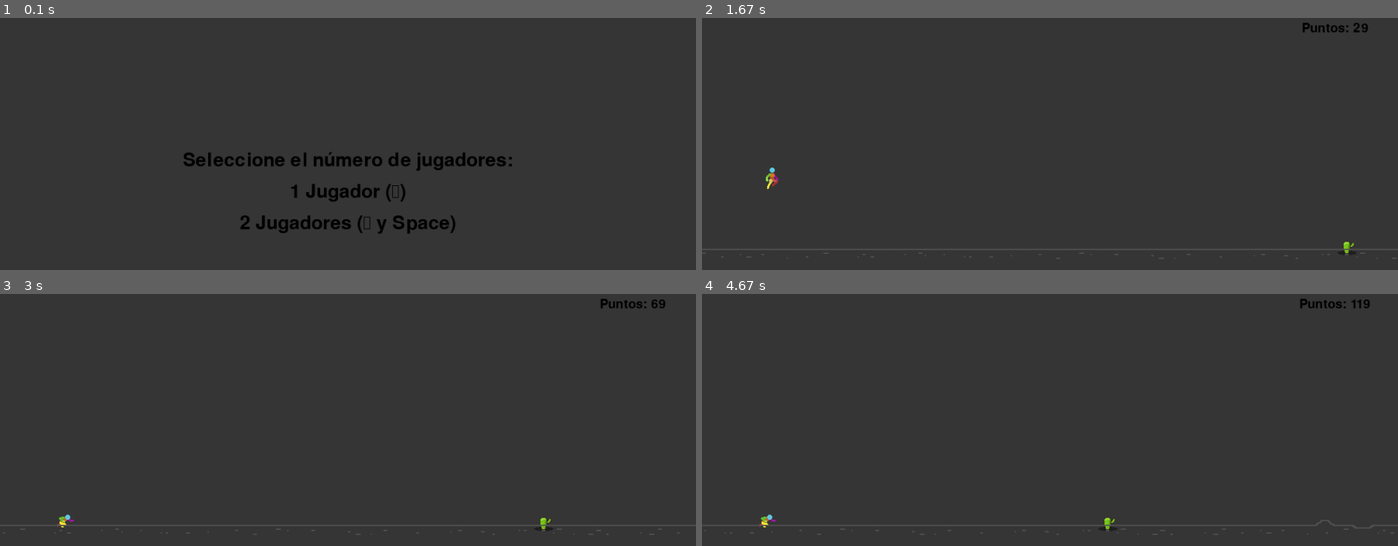
Above: before the commit, frames 1-4 (two rows, left to right).
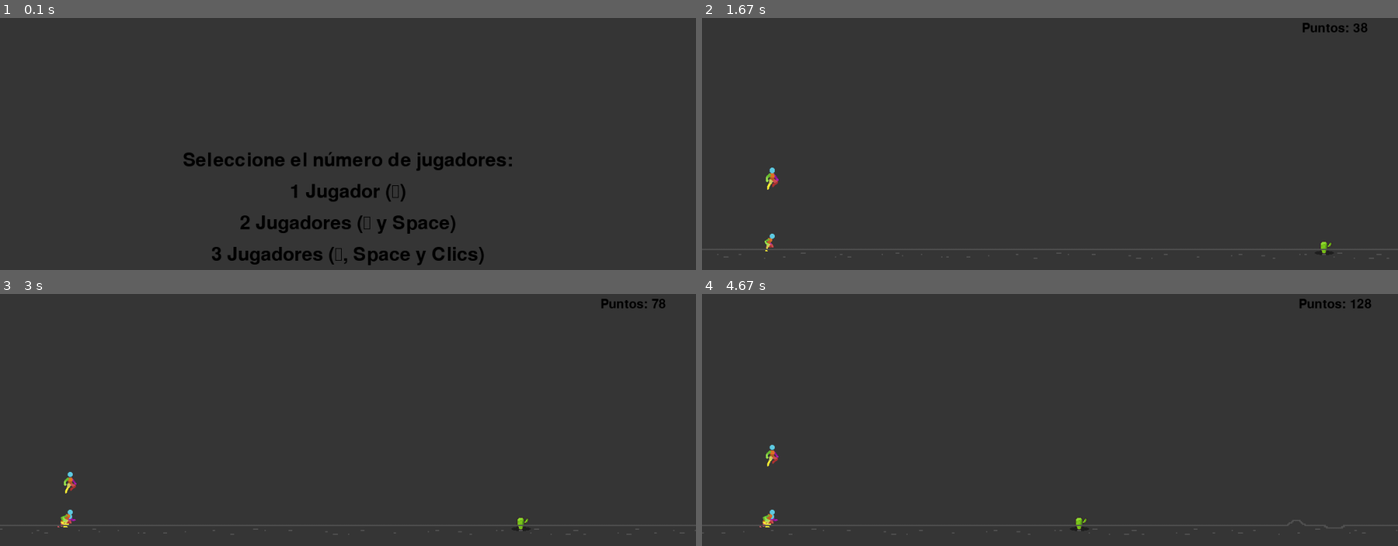
Above: after the commit, the same moments.

Repository: AndreGlez2000/Proyecto_Juego
Game: pygame game, started from Proyecto Pygame/main.py
Two runs of this game, one before a commit and one after it. Both use one fixed random seed, a clock stepped at 60 frames per second and the inputs below.
Inputs (mouse positions are in pixels of both pictures, inside the frame that each line leads up to):
- Up to frame 1 (0.1 s): no input
- Up to frame 2 (1.67 s): press the mouse at (1022, 209) at 0.37 s; move the mouse to (1147, 194) at 0.47 s; release the mouse at (1272, 181) at 0.6 s; hold Z 0.67-1.13 s; hold Up 0.67-1.13 s; tap Space at 0.73, 1.03, 1.23, 1.53 s; hold Up 1.17-1.63 s
- Up to frame 3 (3 s): right-click (348, 515) at 1.72 s; hold Down 2-2.3 s; tap Space at 2.07, 2.4, 2.8 s; hold Up 2.33-2.7 s; hold Down from 2.73 s (still down)
- Up to frame 4 (4.67 s): release Down at 3.1 s; hold Up 3.13-3.43 s; tap Space at 3.2, 3.53, 3.87, 4.27 s; hold Down 3.47-3.77 s; hold Up 3.8-4.17 s; hold Down 4.2-4.57 s; hold Up from 4.6 s (still down)

The runs differ from the first frame. In frame 1, 0.8% of the frame differs, in the area x 30-70%, y 90-99%; in frame 2, 0.3%; in frame 3, 0.4%; in frame 4, 0.5%.

Commit message:
team_work

Diff:
--- a/Proyecto Pygame/main.py
+++ b/Proyecto Pygame/main.py
@@ -29,10 +29,7 @@
     JUMP_VEL = 6.2  # Aumentar la velocidad del salto
 
     def __init__(self, player_num):
-        if player_num == 1:
-            self.POS_X = 90
-        elif player_num == 2:
-            self.POS_X = 190
+        self.POS_X = 90  # Posición inicial de todos los jugadores
         self.idle_img = IDLE
         self.duck_img = DUCKING
         self.run_img = RUNNING
@@ -91,6 +88,23 @@
                 self.player_jump = True
                 self.jump_vel = self.JUMP_VEL
             elif userInput[pygame.K_z] and not self.player_jump:
+                self.player_idle = False
+                self.player_duck = True
+                self.player_run = False
+                self.player_jump = False
+            elif not self.player_jump:
+                self.player_idle = False
+                self.player_duck = False
+                self.player_run = True
+                self.player_jump = False
+        elif self.player_num == 3:
+            if pygame.mouse.get_pressed()[0] and not self.player_jump:
+                self.player_idle = False
+                self.player_duck = False
+                self.player_run = False
+                self.player_jump = True
+                self.jump_vel = self.JUMP_VEL
+            elif pygame.mouse.get_pressed()[2] and not self.player_jump:
                 self.player_idle = False
                 self.player_duck = True
                 self.player_run = False
@@ -309,6 +323,11 @@
         textRect.center = (PANTALLA_X // 2, PANTALLA_Y // 2 + 50)
         PANTALLA.blit(text, textRect)
 
+        text = font.render("3 Jugadores (↑, Space y Clics)", True, (0, 0, 0))
+        textRect = text.get_rect()
+        textRect.center = (PANTALLA_X // 2, PANTALLA_Y // 2 + 100)
+        PANTALLA.blit(text, textRect)
+
         pygame.display.update()
 
         for event in pygame.event.get():
@@ -319,6 +338,8 @@
                     main(num_players=1)
                 elif event.key == pygame.K_SPACE:
                     main(num_players=2)
+            if event.type == pygame.MOUSEBUTTONDOWN:
+                main(num_players=3)
 
         clock.tick(30)
 
